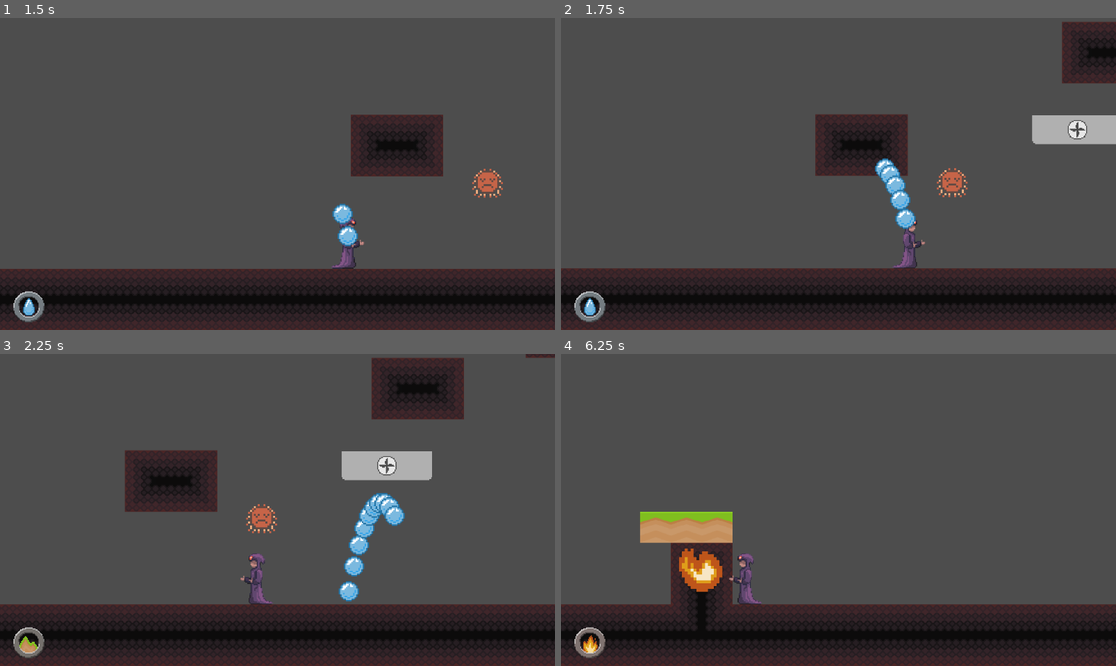
Above: before the commit, frames 1-4 (two rows, left to right).
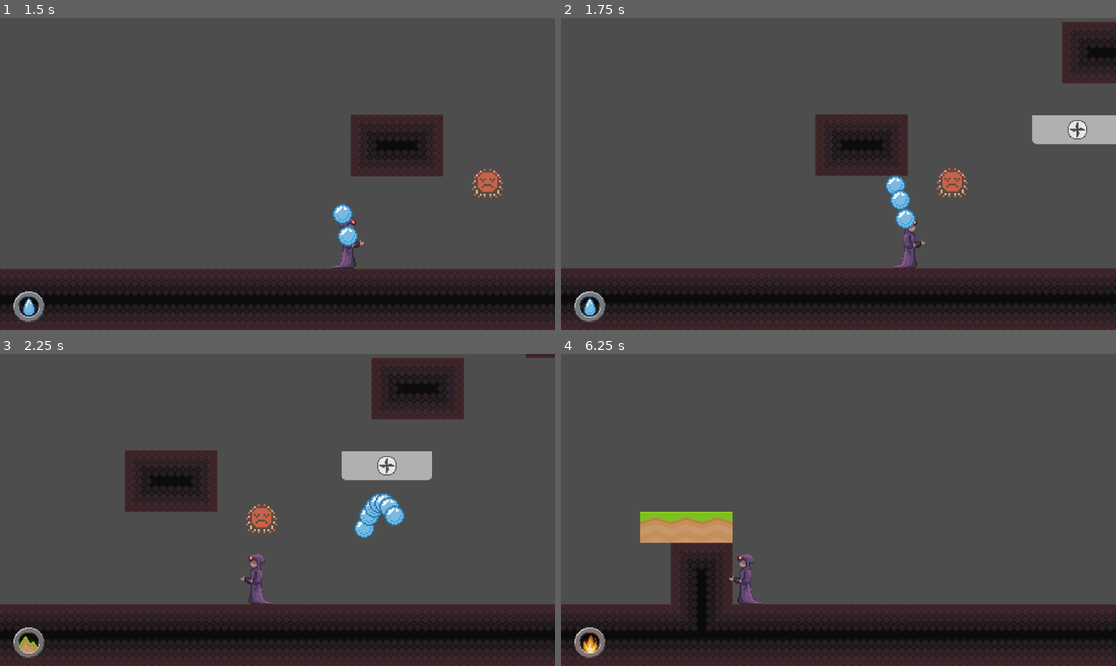
Above: after the commit, the same moments.

Repository: hanseei/superwizquest
Game: Godot game, scene res://Assets/Nodes/Scenes/TestStage.tscn
Same seed, same stepped clock (60 frames per second), same inputs: the game is played once before the commit and once after it.
Inputs:
- Up to frame 1 (1.5 s): hold Shift (shift) 0.53-1.28 s; hold D (move_right) from 0.53 s (still down); tap W (move_up) at 0.77 s; tap Space (space) at 1.35 s
- Up to frame 2 (1.75 s): keep holding D (move_right); tap W (move_up) at 1.52 s
- Up to frame 3 (2.25 s): release D (move_right) at 2.03 s; hold A (move_left) from 2.03 s (still down); hold Shift (shift) from 2.03 s (still down)
- Up to frame 4 (6.25 s): release A (move_left) at 2.78 s; release Shift (shift) at 2.78 s; hold D (move_right) 2.78-4.28 s; tap Space (space) at 2.85, 4.35, 5.85 s; tap W (move_up) at 3.02, 3.77, 4.52, 6.02 s; hold Shift (shift) 3.53-4.28 s; hold A (move_left) 4.28-5.03 s; hold D (move_right) 5.03-5.78 s; hold Shift (shift) 5.03-5.78 s; hold A (move_left) from 5.78 s (still down)

Frame 1 is identical in both runs. In frame 2, 0.2% of the frame differs, in the area x 56-62%, y 44-54%; in frame 3, 0.5%; in frame 4, 0.8%, in the area x 21-30%, y 62-77%.

Commit message:
made fire and water destroy on hitting ground

Diff:
--- a/Assets/Nodes/Actors/NPCs/Scripts/basic_enemy.gd
+++ b/Assets/Nodes/Actors/NPCs/Scripts/basic_enemy.gd
@@ -51,3 +51,8 @@
 	print("Respawning enemy...")
 	global_position = spawn_point.global_position
 	velocity = Vector2.ZERO
+
+func wet():
+	movment_speed = movment_speed/2
+	await get_tree().create_timer(1.0).timeout
+	movment_speed = 100
--- a/Assets/Nodes/Actors/NPCs/basic_enemy.tscn
+++ b/Assets/Nodes/Actors/NPCs/basic_enemy.tscn
@@ -134,4 +134,4 @@
 scale = Vector2(1.875, 1.875)
 sprite_frames = SubResource("SpriteFrames_jld23")
 autoplay = "default"
-frame_progress = 0.254368
+frame_progress = 0.991731
--- a/Assets/Nodes/Actors/Player/Scripts/fire.gd
+++ b/Assets/Nodes/Actors/Player/Scripts/fire.gd
@@ -23,9 +23,12 @@
 
 
 func _on_body_entered(body: Node2D) -> void:
-	print("fireball triggered by:", body)
-	if body.has_method("respawn"):
-		print("Calling respawn() on:", body.name)
-		body.respawn()
+	if body is TileMapLayer:
+		queue_free()
 	else:
-		print(body.name, "has no respawn() method")
+		print("fireball triggered by:", body)
+		if body.has_method("respawn"):
+			print("Calling respawn() on:", body.name)
+			body.respawn()
+		else:
+			print(body.name, "has no respawn() method")
--- a/Assets/Nodes/Actors/Player/Scripts/water.gd
+++ b/Assets/Nodes/Actors/Player/Scripts/water.gd
@@ -18,3 +18,14 @@
 @warning_ignore("unused_parameter")
 func _on_Area2D_body_entered(body):
 	queue_free()
+
+
+func _on_body_entered(body: Node2D) -> void:
+	if body is TileMapLayer:
+		queue_free()
+	else:
+		print("water triggered by:", body)
+		if body.has_meta("wet"):
+			body.wet
+		else:
+			print(body, " doesn't have wet function")
--- a/Assets/Nodes/Actors/Player/fire.tscn
+++ b/Assets/Nodes/Actors/Player/fire.tscn
@@ -97,7 +97,7 @@
 
 [node name="fire" type="Area2D" groups=["fires"]]
 collision_layer = 8
-collision_mask = 13
+collision_mask = 29
 script = ExtResource("1_5ltu8")
 
 [node name="CollisionShape2D" type="CollisionShape2D" parent="."]
--- a/Assets/Nodes/Actors/Player/water.tscn
+++ b/Assets/Nodes/Actors/Player/water.tscn
@@ -8,7 +8,7 @@
 
 [node name="water" type="Area2D" groups=["waters"]]
 collision_layer = 8
-collision_mask = 25
+collision_mask = 29
 script = ExtResource("1_7wcun")
 
 [node name="CollisionShape2D" type="CollisionShape2D" parent="." groups=["waters"]]
@@ -22,3 +22,5 @@
 
 [node name="VisibleOnScreenEnabler2D" type="VisibleOnScreenEnabler2D" parent="."]
 position = Vector2(-3.8147e-07, -1.81794e-07)
+
+[connection signal="body_entered" from="." to="." method="_on_body_entered"]
